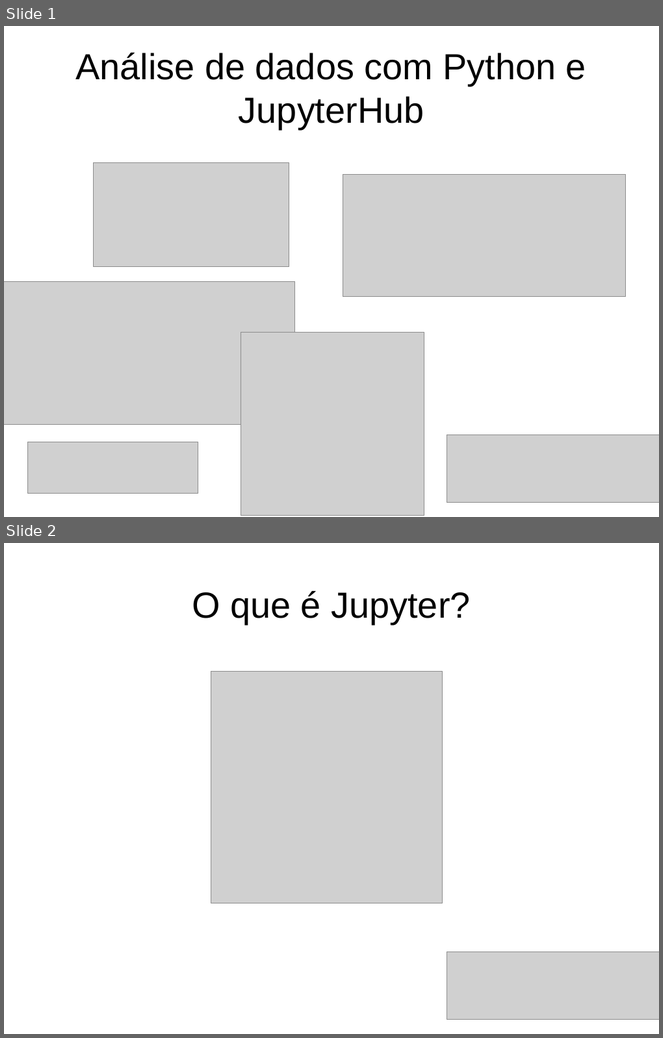
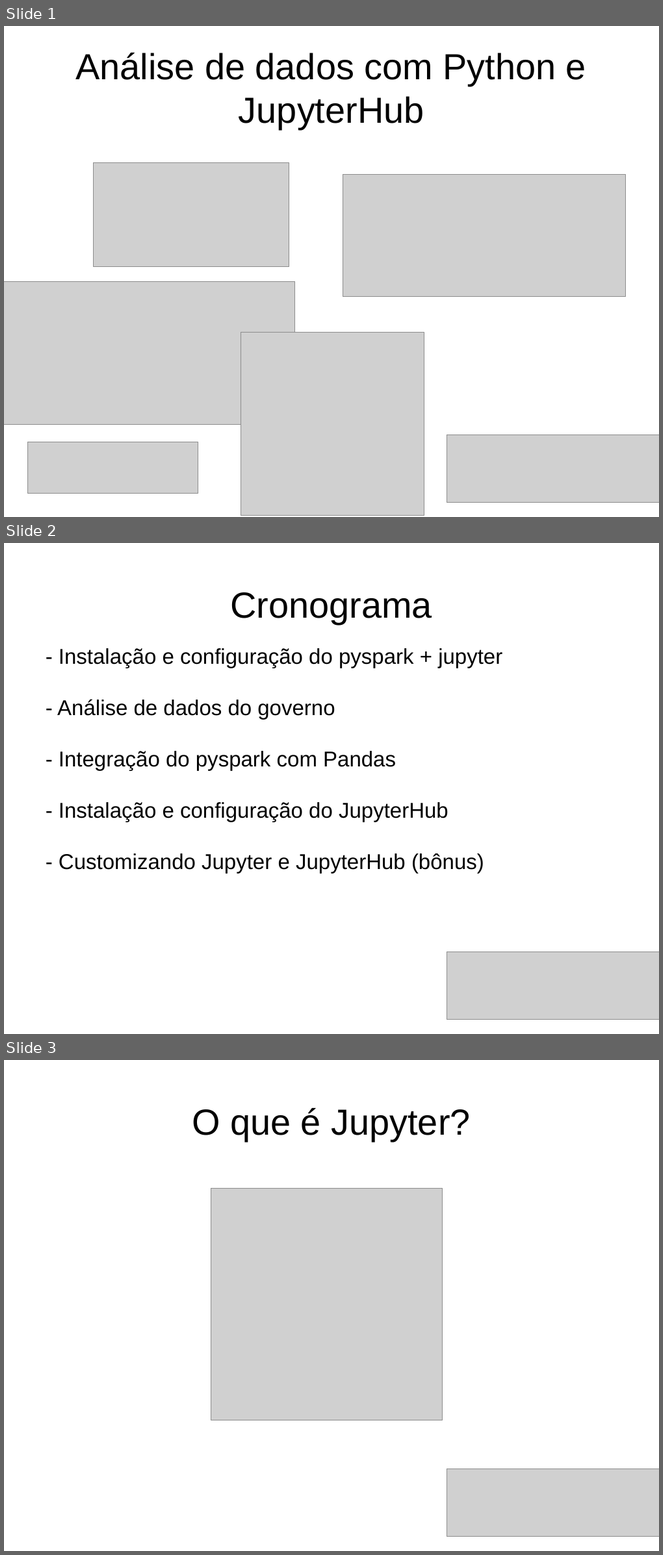
Before and after one commit to dmvieira/tutorial-jupyter-pyspark, a slide deck: tutorial.odp. Shown one above the other, each under a label of ours: slides 1 and 2 before the commit, slides 1, 2 and 3 after it. The pictures are 663x1038 and 663x1555 pixels, drawn with LibreOffice and Linux fonts; fonts in the diff are those of the drawing; grey boxes stand for pictures. Boxes give left, top, right and bottom in pixels: in the first picture for what was removed or moved away, otherwise in the second. Text is boxed around its words. In the diff, an @@ line names an element or a change of style, - is before the commit and + after.

```diff
--- a/tutorial.odp
+++ b/tutorial.odp
@@ slide 2 added at [4, 543, 659, 1034], background #FFFFFF @@
@@ title added at [231, 592, 432, 624], 44 pt, text #000000 @@
+Cronograma
@@ text added at [57, 648, 503, 874], 26 pt, text #000000 @@
+- Instalação e configuração do pyspark + jupyter
+- Análise de dados do governo
+- Integração do pyspark com Pandas
+- Instalação e configuração do JupyterHub
+- Customizando Jupyter e JupyterHub (bônus)
@@ picture added at [447, 953, 659, 1020] @@
@@ what was slide 2 is now slide 3 @@
```
Also in this commit, not shown: 1 slide changed.
